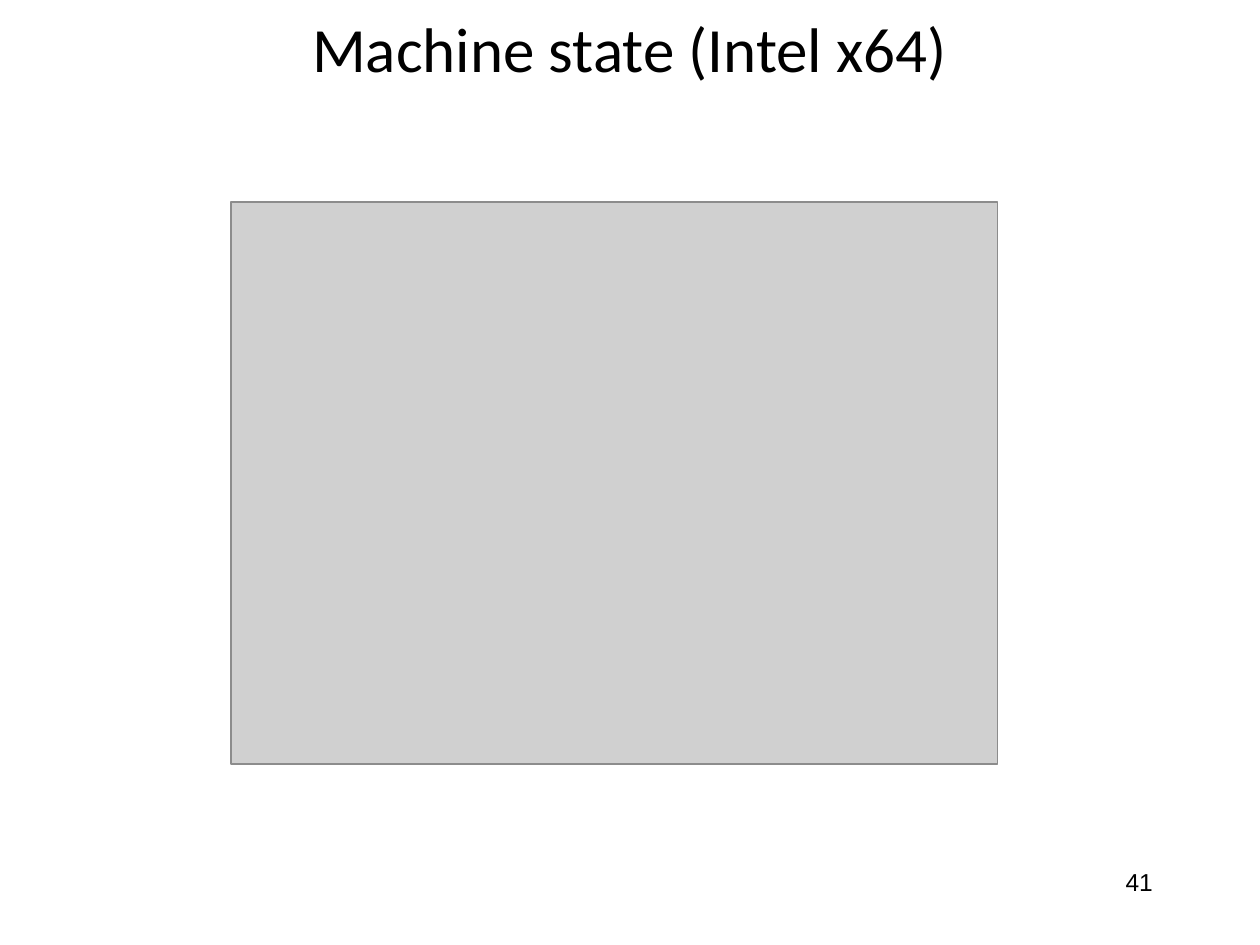
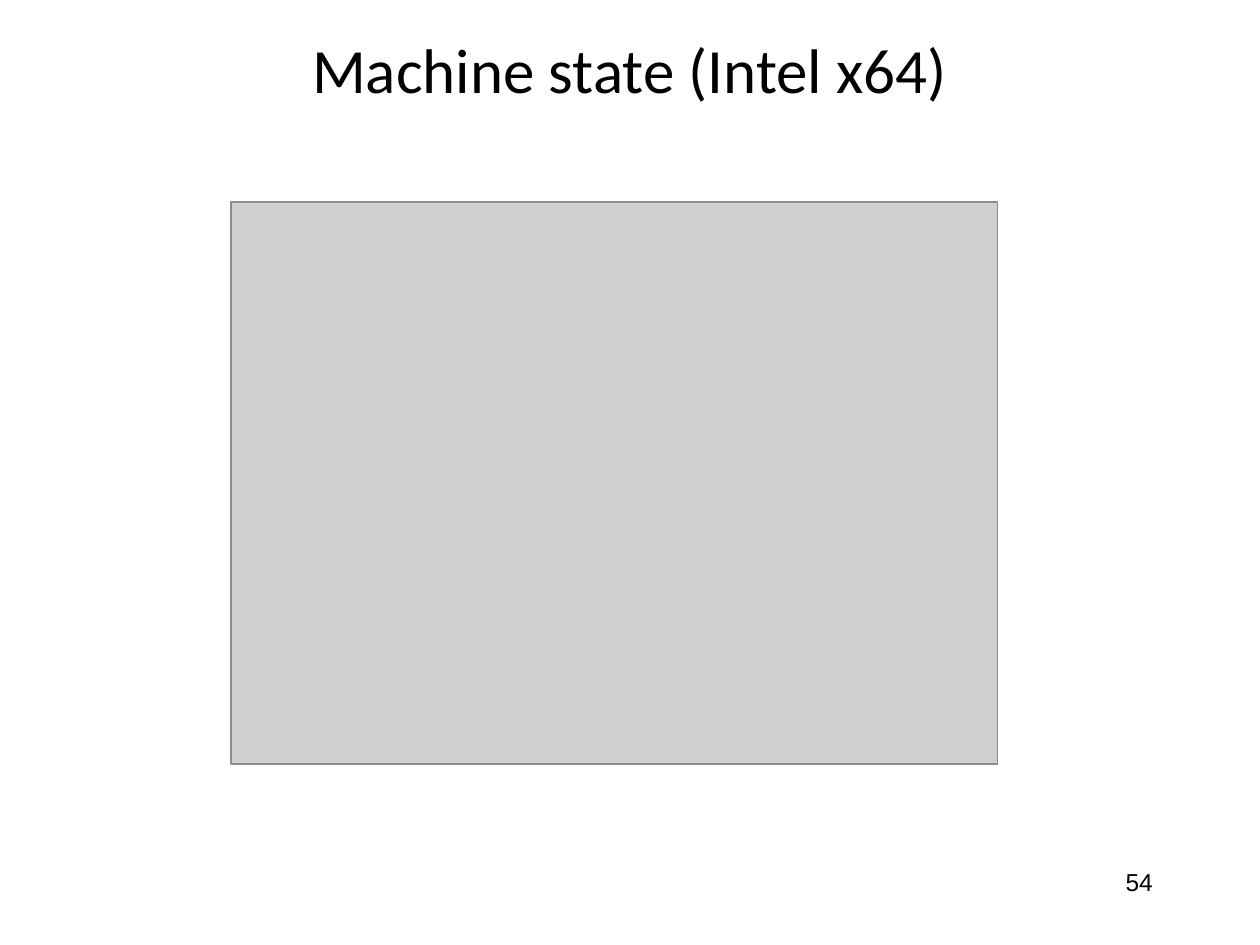
Before and after one commit to jlmucb/class_notes, a slide deck: slide 54 of BerkeleyClass/CS290Spring2013/Lectures/entropy_talk.pptx (slide 41 before the commit). Drawn at 1260x945 pixels with LibreOffice and Linux fonts; fonts in the diff are those of the drawing; grey boxes stand for pictures. Boxes give left, top, right and bottom in pixels: in the first picture for what was removed or moved away, otherwise in the second. Text is boxed around its words. In the diff, an @@ line names an element or a change of style, - is before the commit and + after.

```diff
--- a/BerkeleyClass/CS290Spring2013/Lectures/entropy_talk.pptx
+++ b/BerkeleyClass/CS290Spring2013/Lectures/entropy_talk.pptx
@@ title "Machine state (Intel x64)": place and size @@
-title "Machine state (Intel x64)" at box(312, 26, 946, 81)
+title "Machine state (Intel x64)" at box(312, 47, 946, 102)
@@ page number at box(1126, 874, 1153, 892): text changed @@
-41
+54
```
Also in this commit, not shown: 23 other slides changed, 1 other file.
